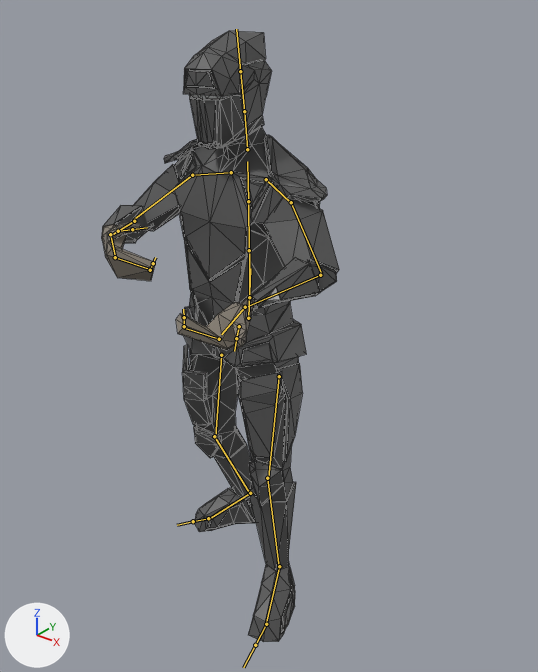
One commit to the FBX model Assets/Imminence - Sci-fi Soldiers/Contents/Meshes/DOOM-Heavy-Animation/DOOM - Heavy@Rifle Idle.fbx: the scene before it, then after it.
Camera for both pictures: a 50 mm lens placed at (1.342, -1.569, 1.834), pointed at (0.144, -0.071, 0.906). Every picture has the same lights, and +X, +Y and +Z are marked at lower left. Both versions are drawn at frame 232 of the action 'mixamo.com'; the numbers are the values there. The bones that bend it are drawn over the model as lines. Mesh edges are drawn as thin lines.

The first picture shows 'Heavy Mesh'.
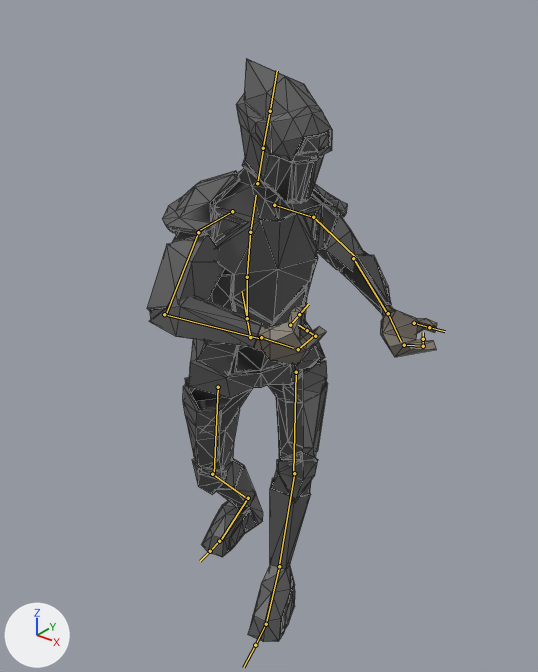
What differs and where, as boxes [x1, y1, x2, y2] in the pictures (538 x 672 px):
'Heavy Mesh', posed (22% wider): before [101, 30, 339, 642]; after [147, 58, 437, 642]
bone 'Left Hips', root to tip: before (279, 376) to (268, 477); after (296, 372) to (293, 473)
bone 'Left Knee', root to tip: before (267, 478) to (279, 567); after (294, 473) to (279, 567)
bone 'Right Hips', root to tip: before (221, 355) to (215, 437); after (218, 387) to (214, 474)
bone 'Right Knee', root to tip: before (214, 436) to (249, 493); after (212, 474) to (247, 498)
bone 'Right Foot', root to tip: before (250, 493) to (209, 519); after (248, 498) to (220, 541)
bone 'Spine 1', root to tip: before (249, 297) to (249, 250); after (247, 318) to (247, 276)
bone 'Spine 2', root to tip: before (249, 250) to (248, 201); after (247, 277) to (250, 232)
bone 'Spine 3', root to tip: before (248, 201) to (247, 161); after (250, 232) to (256, 195)
bone 'Left Shoulder', root to tip: before (266, 179) to (290, 202); after (274, 205) to (314, 217)
bone 'Left Arm', root to tip: before (291, 202) to (321, 273); after (313, 217) to (356, 257)
bone 'Left Elbow', root to tip: before (320, 275) to (245, 307); after (353, 258) to (387, 314)
bone 'Left Hand', root to tip: before (245, 307) to (221, 334); after (388, 313) to (401, 341)
bone 'Right Arm', root to tip: before (192, 175) to (133, 220); after (198, 232) to (166, 314)
bone 'Right Elbow', root to tip: before (134, 221) to (110, 236); after (164, 314) to (261, 339)
bone 'Right Hand', root to tip: before (110, 234) to (115, 255); after (261, 337) to (293, 348)
bone 'Neck', root to tip: before (247, 149) to (244, 111); after (257, 183) to (263, 148)
bone 'Head', root to tip: before (244, 111) to (240, 71); after (263, 148) to (270, 111)

The change in detail:
Object 'Heavy' (bone_rig_object) moves from (0.051, -0.113, -0.019) to (0.114, 0.091, -0.06).
Object 'Heavy' (bone_rig_object) turns from (83, -3, -4) to (92, -9, 47) degrees about its own x, y and z.
Bone 'Left Hips' (bone_left_hips) turns from (-8, -13, 1) to (-33, -6, 21) degrees about its own x, y and z.
Bone 'Left Knee' (bone_left_knee) turns from (16, -7, -1) to (22, 4, 1) degrees about its own x, y and z.
Bone 'Left Foot' (bone_left_foot) turns from (2, 0, -1) to (11, 24, 23) degrees about its own x, y and z.
Bone 'Right Hips' (bone_right_hips) turns from (9, 15, 2) to (1, 40, 8) degrees about its own x, y and z.
Bone 'Right Knee' (bone_right_knee) turns from (21, 8, 7) to (38, 4, 10) degrees about its own x, y and z.
Bone 'Right Foot' (bone_right_foot) turns from (-19, 8, 2) to (-38, -3, -5) degrees about its own x, y and z.
Bone 'Spine 1' (bone_spine_1) turns from (5, 2, -2) to (10, 14, -6) degrees about its own x, y and z.
Bone 'Spine 2' (bone_spine_2) turns from (1, 1, -1) to (2, 4, -3) degrees about its own x, y and z.
Bone 'Spine 3' (bone_spine_3) turns from (2, 1, 0) to (3, 4, 0) degrees about its own x, y and z.
Bone 'Left Shoulder' (bone_left_shoulder) turns from (-16, 4, 16) to (-16, 4, 17) degrees about its own x, y and z.
Bone 'Left Arm' (bone_left_arm) turns from (-7, 8, 21) to (7, 11, 26) degrees about its own x, y and z.
Bone 'Left Elbow' (bone_left_elbow) turns from (-76, -16, 14) to (-93, -11, 13) degrees about its own x, y and z.
Bone 'Left Hand' (bone_left_hand) turns from (-40, -134, 64) to (-49, -133, 49) degrees about its own x, y and z.
Bone 'Right Arm' (bone_right_arm) turns from (20, -18, 22) to (18, -19, 27) degrees about its own x, y and z.
Bone 'Right Elbow' (bone_right_elbow) turns from (96, 16, 21) to (96, 10, 15) degrees about its own x, y and z.
Bone 'Right Hand' (bone_right_hand) turns from (-9, 35, 38) to (-2, 36, 41) degrees about its own x, y and z.
Bone 'Neck' (bone_neck) turns from (-2, 6, 2) to (-1, 4, 3) degrees about its own x, y and z.
Bone 'Head' (bone_head) turns from (2, -1, 0) to (4, 4, 2) degrees about its own x, y and z.
